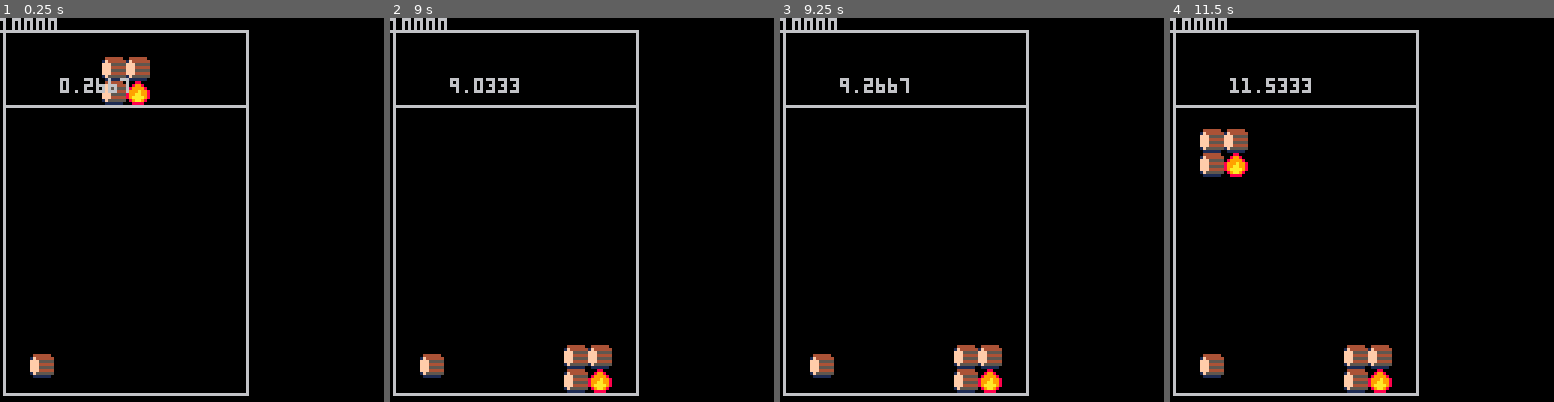
Above: before the commit, frames 1-4 (left to right).
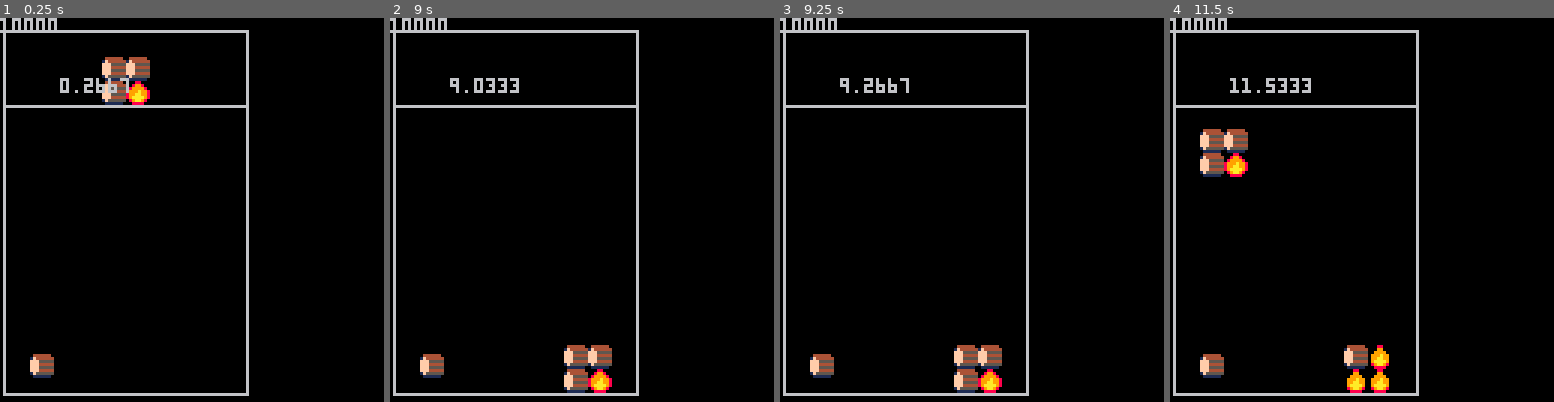
Above: after the commit, the same moments.

Repository: josephmarksjr/ludum-dare-46-keep-it-alive
Game: PICO-8 cartridge ld_46_keep_it_alive.p8
Two runs of this game, one before a commit and one after it. Both use one fixed random seed, a clock stepped at 60 frames per second and the inputs below.
Inputs:
- Up to frame 1 (0.25 s): no input
- Up to frame 2 (9 s): hold Left 1.97-2.37 s; hold Down 2.42-2.82 s; hold Right 2.87-3.53 s; hold Right 4.13-4.53 s; hold Down 4.58-5.08 s; hold Left 5.13-5.8 s; hold Left 6.23-6.63 s; hold Down 6.68-7.08 s; hold Right 7.13-7.8 s; hold Right 8.4-8.8 s; hold Down from 8.85 s (still down)
- Up to frame 3 (9.25 s): keep holding Down
- Up to frame 4 (11.5 s): release Down at 9.35 s; hold Left 9.4-10.07 s; hold Left 10.5-10.9 s; hold Down 10.95-11.35 s; hold Right from 11.4 s (still down)

Frames 1-3 are identical in both runs. In frame 4, 0.8% of the frame differs, in the area x 45-58%, y 85-98%.

Commit message:
Use "types" rather than sprites, sprite progression for fire

Diff:
--- a/ld_46_keep_it_alive.p8
+++ b/ld_46_keep_it_alive.p8
@@ -17,7 +17,9 @@
  for i=0,bw do
   rows[i]={}
   for j=0,bh do
-   rows[i][j]={s=0,bst=time()}
+   rows[i][j]={
+    t=0,s=0,bst=time(),fc=time()
+   }
   end
  end
 end
@@ -32,11 +34,14 @@
 
 function set_cell(s)
 
- return {s=s,bst=time(),fc=time()}
+ return {t=s,s=s,bst=time(),fc=time()}
 end
 
 function spawn_f()
- f={x=(bw/2)-1,y=1,a=1,b=1,c=1,d=5}
+ f={
+  x=(bw/2)-1,y=1,
+  a=1,b=1,c=1,d=5
+ }
 end
 
 function _init()
@@ -52,11 +57,11 @@
 end
 
 function check_s_col()
- if (rows[f.x-1][f.y].s != 0) then
-  return true
- end
-
- if (rows[f.x+3][f.y].s != 0) then
+ if (rows[f.x-1][f.y].t != 0) then
+  return true
+ end
+
+ if (rows[f.x+3][f.y].t != 0) then
   return true
  end
 
@@ -64,11 +69,11 @@
 end
 
 function check_l_col()
- if (rows[f.x][f.y+2].s != 0) then
-  return true
- end
-
- if (rows[f.x+1][f.y+2].s != 0) then
+ if (rows[f.x][f.y+2].t != 0) then
+  return true
+ end
+
+ if (rows[f.x+1][f.y+2].t != 0) then
   return true
  end
 
@@ -76,19 +81,19 @@
 end
 
 function check_n_f(nfx,nfy)
- if(rows[nfx][nfy].s != 0) then
-  return true
- end
-
- if(rows[nfx+1][nfy].s != 0) then
-  return true
- end
-
- if(rows[nfx][nfy+1].s != 0) then
-  return true
- end
-
- if(rows[nfx+1][nfy+1].s != 0) then
+ if(rows[nfx][nfy].t != 0) then
+  return true
+ end
+
+ if(rows[nfx+1][nfy].t != 0) then
+  return true
+ end
+
+ if(rows[nfx][nfy+1].t != 0) then
+  return true
+ end
+
+ if(rows[nfx+1][nfy+1].t != 0) then
   return true
  end
 
@@ -144,27 +149,27 @@
 end
 
 function near_fire(i,j)
- if(rows[i][j].s == 0)then
+ if(rows[i][j].t==0)then
   return false
  end
 
  --above
- if(j!=0 and rows[i][j-1].s==5)then
+ if(j!=0 and rows[i][j-1].t==5)then
   return true
  end
 
  --right
- if(rows[i+1][j].s==5)then
+ if(rows[i+1][j].t==5)then
   return true
  end
 
  --below
- if(rows[i][j+1].s==5)then
+ if(rows[i][j+1].t==5)then
   return true
  end
 
  --left
- if(i==0 or rows[i-1][j].s==5)then
+ if(i==0 or rows[i-1][j].t==5)then
   return true
  end
 
@@ -174,9 +179,10 @@
 function collapse_rows()
  for i=bw-1,0,-1 do
   for j=bh-1,0,-1 do
-   if(j!=0 and rows[i][j].s==0)then
-    if(rows[i][j-1].s!=0)then
+   if(j!=0 and rows[i][j].t==0)then
+    if(rows[i][j-1].t!=0)then
      rows[i][j].s=rows[i][j-1].s
+     rows[i][j].t=rows[i][j-1].t
      rows[i][j].fc=rows[i][j-1].fc
      rows[i][j].bst=rows[i][j-1].bst
      rows[i][j-1]=set_cell(0)
@@ -193,12 +199,27 @@
     rows[i][j].fc=time()
    end
 
-   if(rows[i][j].s == 5) then
-    if ((time()-rows[i][j].bst) > 10) then
-     rows[i][j] = {s=0,bst=time()}
+   --process fire
+   if(rows[i][j].t==5) then
+    local tl=time()-rows[i][j].bst
+    if (tl>10) then
+     rows[i][j] = {
+      t=0,s=0,bst=time()
+     }
+    elseif(tl<2)then
+     rows[i][j].s=18
+    elseif(tl<4)then
+     rows[i][j].s=19
+    elseif(tl<6)then
+     rows[i][j].s=20
+    else
+     rows[i][j].s=21
     end
-   elseif(rows[i][j].s==1)then
-    if(time()-rows[i][j].fc>5)then
+   --process logs
+   elseif(rows[i][j].t==1)then
+    if(time()-rows[i][j].fc>2)
+    then
+     rows[i][j].t=5
      rows[i][j].s=5
     end
    end
@@ -242,14 +263,14 @@
 00000000fff4444414444441177777711aaaaaa189aaaa9800000000000000000000000000000000000600000666660000006600000006000000060000000000
 000000001f55555514444441177777711aaaaaa1089aa98000000000000000000000000000000000000000000000066000666600000006000006600000000000
 00000000011111101111111111111111111111110088880000000000000000000000000000000000000000000000000000000000000000000000000000000000
-00000000000000000000000000000000000000000000000000000000000000000000000000000000000000000000000000000000000000000000000000000000
-00000000000000000000000000000000000000000000000000000000000000000000000000000000000000000000000000000000000000000000000000000000
-00000000000000000000000000000000000000000000000000000000000000000000000000000000000000000000000000000000000000000000000000000000
-00000000000000000000000000000000000000000000000000000000000000000000000000000000000000000000000000000000000000000000000000000000
-00000000000000000000000000000000000000000000000000000000000000000000000000000000000000000000000000000000000000000000000000000000
-00000000000000000000000000000000000000000000000000000000000000000000000000000000000000000000000000000000000000000000000000000000
-00000000000000000000000000000000000000000000000000000000000000000000000000000000000000000000000000000000000000000000000000000000
-00000000000000000000000000000000000000000000000000000000000000000000000000000000000000000000000000000000000000000000000000000000
+00000000000880000008800000088000000800000000000000000000000000000000000000000000000000000000000000000000000000000000000000000000
+00000000008998000089980000099000000880000000000000000000000000000000000000000000000000000000000000000000000000000000000000000000
+00000000089999800899998000999900008888000000900000000000000000000000000000000000000000000000000000000000000000000000000000000000
+000000008999a9980999a9900999a990008998000009a00000000000000000000000000000000000000000000000000000000000000000000000000000000000
+00000000899aa998099aa990099aa990009a9900009aa90000000000000000000000000000000000000000000000000000000000000000000000000000000000
+0000000089aaaa9809aaaa9009aaaa90009aa90000aaaa0000000000000000000000000000000000000000000000000000000000000000000000000000000000
+00000000089aa980089aa980089aa980000aa000000aa00000000000000000000000000000000000000000000000000000000000000000000000000000000000
+00000000008888000088880000888800000000000000000000000000000000000000000000000000000000000000000000000000000000000000000000000000
 00000000000000000000000000000000000000000000000000000000000000000000000000000000000000000000000000000000000000000000000000000000
 00000000000000000000000000000000000000000000000000000000000000000000000000000000000000000000000000000000000000000000000000000000
 00000000000000000000000000000000000000000000000000000000000000000000000000000000000000000000000000000000000000000000000000000000
@@ -355,7 +376,7 @@
 0000000003bbbbbbbbbbbbbbbbbbbbbbbbbbbbbbbbbbbbbbbbbbbbbbbbbbbb300000000000000000000000000000000000000000000000000000000000000000
 00000000003333333333333333333333333333333333333333333333333333000000000000000000000000000000000000000000000000000000000000000000
 __gff__
-0000000000000000000000000000000000030202030000000000000000000000000000000000000000000000000000000000000000000000000000000000000000000000000000000000000000000000080808080808080808080000000000000000000000000000000000000000000000000000000000000000000000000000
+0000000000000000000000000000000000000000000000000000000000000000000000000000000000000000000000000000000000000000000000000000000000000000000000000000000000000000080808080808080808080000000000000000000000000000000000000000000000000000000000000000000000000000
 0000000000000000000000000000000000000000000000000000000000000000000000000000000000000000000000000000000000000000000000000000000000000000000000000000000000000000000000000000000000000000000000000000000000000000000000000000000000000000000000000000000000000000
 __map__
 2121212121212121212121212121212109090909090909090909090909090909030303030303030303030303030303030909090909090909090909090909090921212121212121212121212121212121212121212121212121212100000000000000000000000000000000000000000000000000000000000000000000000000
